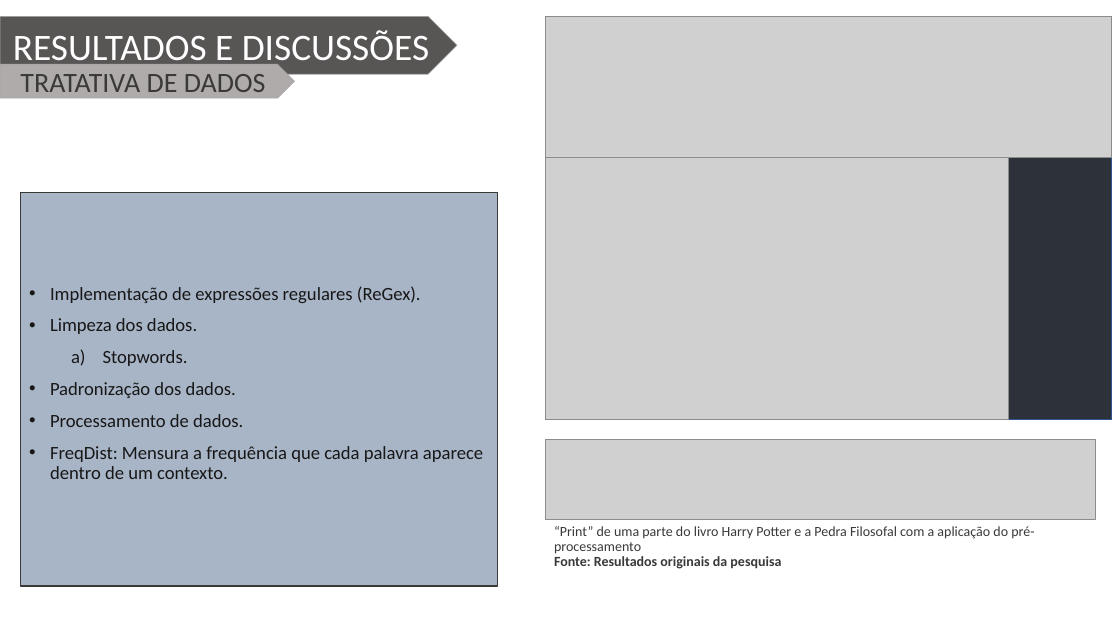
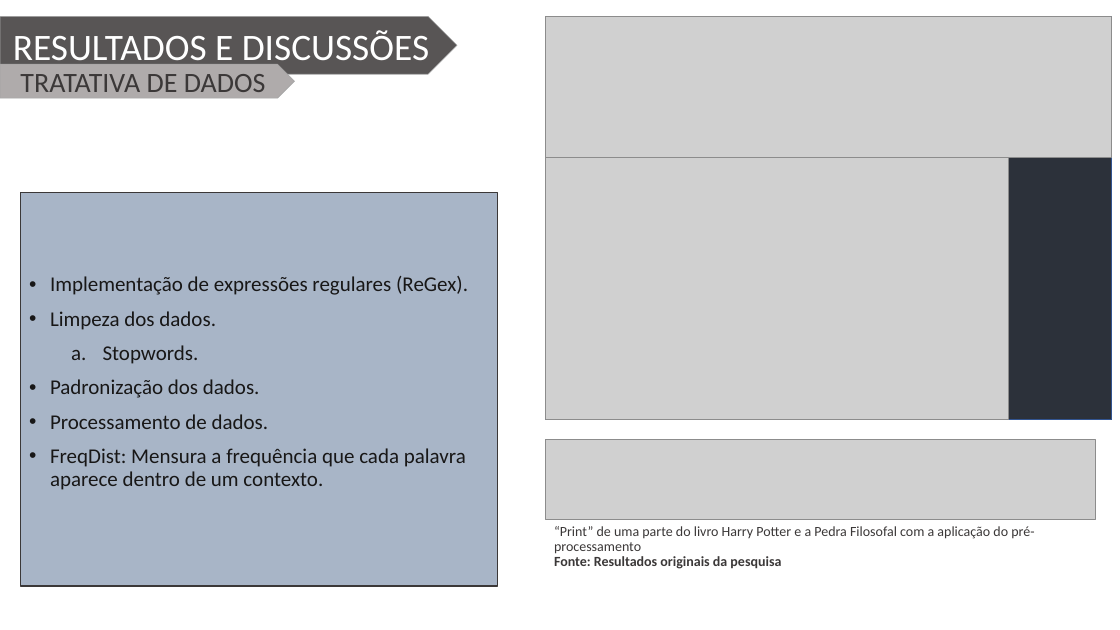
Before and after one commit to Wiryco/Natural-Language-Analysis-And-Processing, a slide deck: slide 8 of Apresentação/Apresentação TCC - Vinícius Andrade Lopes.pptx. Drawn at 1120x630 pixels with LibreOffice and Linux fonts; fonts in the diff are those of the drawing; grey boxes stand for pictures; background and template pictures are left out. Boxes give left, top, right and bottom in pixels: in the first picture for what was removed or moved away, otherwise in the second. Text is boxed around its words. In the diff, an @@ line names an element or a change of style, - is before the commit and + after.

```diff
--- a/Apresentação/Apresentação TCC - Vinícius Andrade Lopes.pptx
+++ b/Apresentação/Apresentação TCC - Vinícius Andrade Lopes.pptx
@@ rectangle "Implementação de expressões regulares (ReGex)." at [21,192,497,586]: size 16 to 18 pt; bullet a) to a. @@
```
Also in this commit, not shown: 7 other slides changed, 1 slide added.
